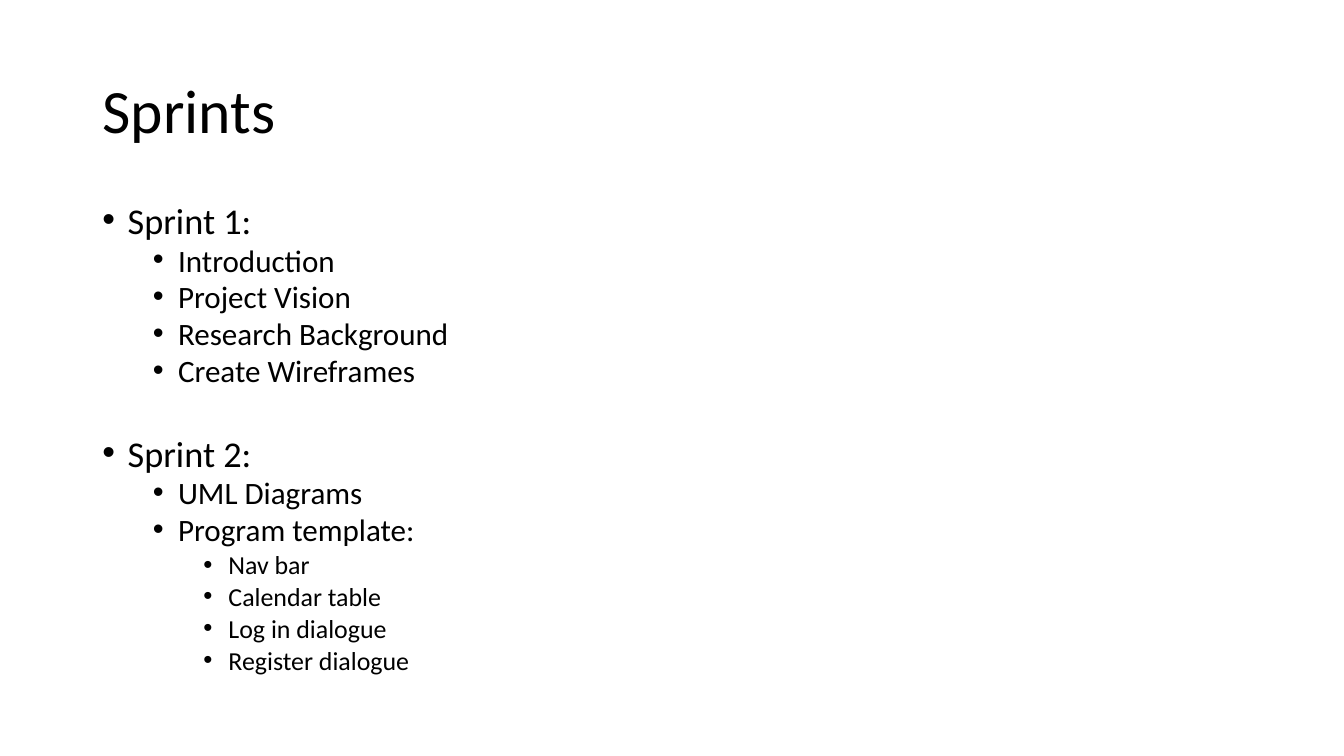
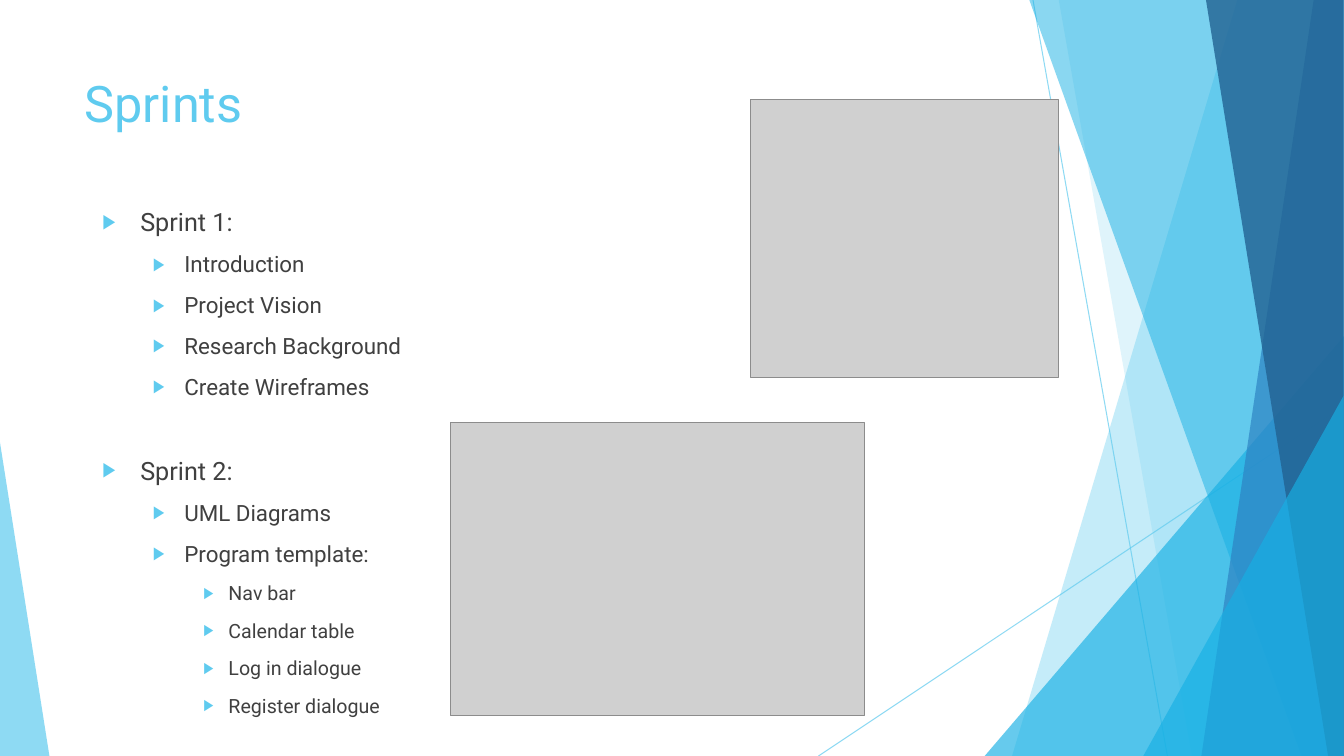
Before and after one commit to LukaWG/COMP1004, a slide deck: slide 3 of Documents/Presentation.pptx (slide 2 before the commit). Drawn at 1344x756 pixels with LibreOffice and Linux fonts; fonts in the diff are those of the drawing; grey boxes stand for pictures. Boxes give left, top, right and bottom in pixels: in the first picture for what was removed or moved away, otherwise in the second. Text is boxed around its words. In the diff, an @@ line names an element or a change of style, - is before the commit and + after.

```diff
--- a/Documents/Presentation.pptx
+++ b/Documents/Presentation.pptx
@@ title "Sprints": place and size @@
-title "Sprints" at bbox=[102, 90, 275, 143]
+title "Sprints" at bbox=[85, 85, 243, 132]
@@ title "Sprints" at bbox=[85, 85, 243, 132]: size 44 to 36 pt, font Calibri to Roboto, text colour #000000 to #5FCBEF; line spacing 0.9 to 1; vertical alignment middle to top @@
@@ picture added at bbox=[751, 99, 1059, 378] @@
@@ text "Sprint 1:" at bbox=[140, 213, 401, 717]: size 25.9 to 18 pt in "Sprint 1:", "Sprint 2:"; font Calibri to Roboto, text colour #000000 to #404040; size 22.2 to 16 pt in "Introduction", "Project Vision", "Research Background", "Create Wireframes" and 2 more places; size 18.5 to 14 pt in "Nav bar", "Calendar table", "Log in dialogue", "Register dialogue"; bullet • to ▶; line spacing 0.8 to 1; more space between paragraphs @@
@@ group added at bbox=[0, 0, 1344, 756]: 5 freeform shapes, 3 triangles, 2 lines @@
@@ picture added at bbox=[451, 422, 865, 716] @@
```
Also in this commit, not shown: 7 other slides changed, 1 slide added.
